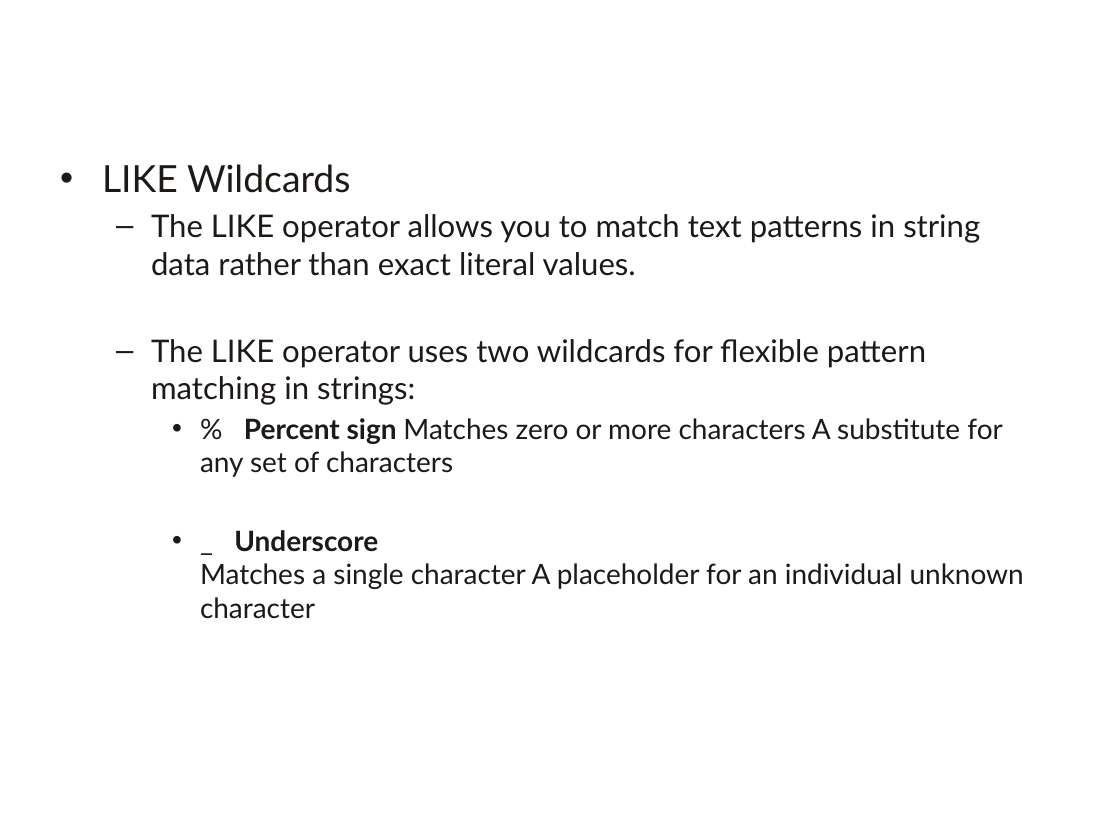
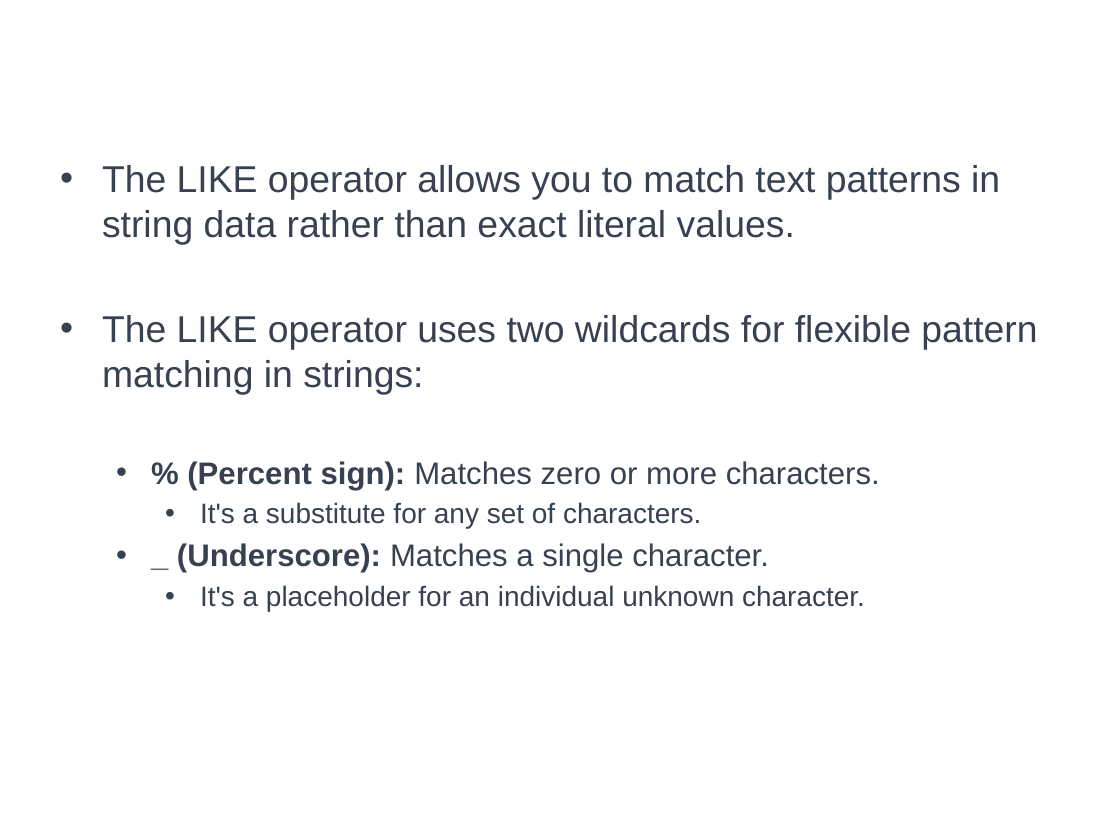
Before and after one commit to a099954/ABC-Program, a slide deck: slide 15 of SQL/Day 2 Filtering and Ordering/Filtering and Ordering.pptx. Drawn at 1120x840 pixels with LibreOffice and Linux fonts; fonts in the diff are those of the drawing; background and template pictures are left out. Boxes give left, top, right and bottom in pixels: in the first picture for what was removed or moved away, otherwise in the second. Text is boxed around its words. In the diff, an @@ line names an element or a change of style, - is before the commit and + after.

```diff
--- a/SQL/Day 2 Filtering and Ordering/Filtering and Ordering.pptx
+++ b/SQL/Day 2 Filtering and Ordering/Filtering and Ordering.pptx
@@ text at box(102, 164, 351, 193): paragraph removed @@
-• LIKE Wildcards
@@ text at box(102, 165, 1000, 394): size 20 to 24 pt, font Lato to Arial, text colour #1C1917 to #374151 in "The LIKE operator allows you to match ...", "The LIKE operator uses two wildcards for ..."; bullet – to •; list level 2 to 1 in "The LIKE operator allows you ..."; list level 2 to 1 in "The LIKE operator uses two ..." @@
@@ text at box(177, 461, 880, 611): text changed; font Lato to Arial; text colour #1C1917 to #374151 @@
-    • % Percent sign Matches zero or more characters A substitute for any set of characters
-    • _ Underscore
-      Matches a single character A placeholder for an individual unknown character
+  • % (Percent sign): Matches zero or more characters.
+    • It's a substitute for any set of characters.
+  • _ (Underscore): Matches a single character.
+    • It's a placeholder for an individual unknown character.
```
Also in this commit, not shown: 14 other slides changed, 16 other files.
